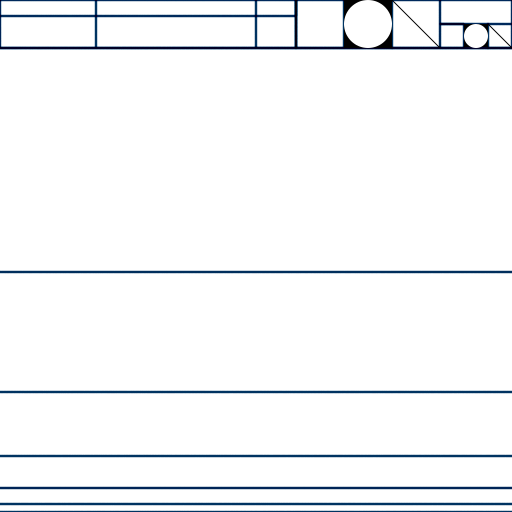
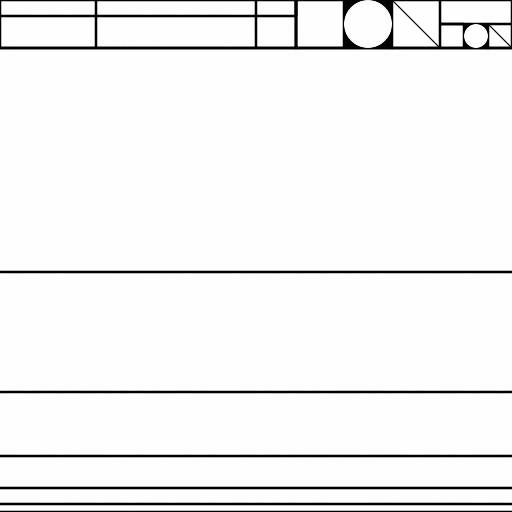
The second 512×512 image is a revision of the first. Changes to its layers:
pixels changed over box(0, 0, 512, 512) (layer not identified)
